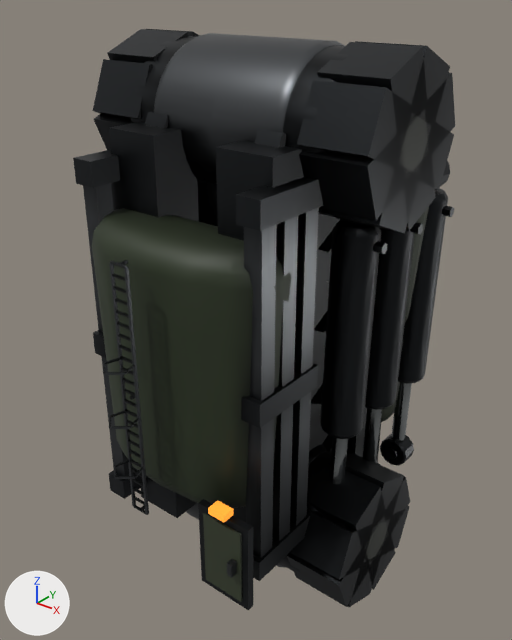
One commit to the glTF model assets/export/models/bastion.limb.glb: the scene before it, then after it.
Rendered twice from a 50 mm lens placed at (11.65, -14.91, 9.29), pointed at (-0.06, -0.28, 0.22). Arrows for +X, +Y and +Z are at lower left; the lights stay in place. The first picture is the older version. Vertices at exactly the same position are counted once.

The scene before the commit, as lines of its bpy script (objects in view):
```python
me_mesh_0 = bpy.data.meshes.new('Mesh_0')
me_mesh_0.from_pydata(...)  # 8349 vertices, 16039 faces; spans x -4.3..4.3, y -6.0..5.2, z -7.9..7.9
# faces by material slot: [1121, 1590, 552, 8296, 12, 4468]
me_mesh_0.materials.append(mat_armor)
me_mesh_0.materials.append(mat_armor2)
me_mesh_0.materials.append(mat_chrome)
me_mesh_0.materials.append(mat_dark)
me_mesh_0.materials.append(mat_light)
me_mesh_0.materials.append(mat_metal)
ob_mesh_0 = bpy.data.objects.new('Mesh_0', me_mesh_0)
ob_mesh_0.location = (0.0, 0.0, 0.0)
```
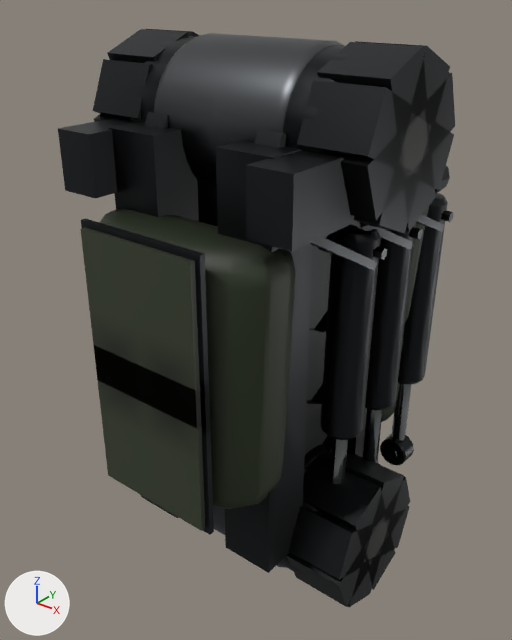
Boxes [x1, y1, x2, y2] around the edits, measured in the pictures (512 x 640 px; the box of a moved part takes in the faces that stretch with it):
'Mesh_0', reshaped: before [73, 29, 455, 610]; after [58, 29, 455, 607]
part 1 of me_mesh_0, deleted: before [83, 183, 319, 610]
part 2 of me_mesh_0, moved or reshaped: before [73, 150, 454, 459]; after [58, 118, 454, 535]
part 3 of me_mesh_0, recoloured: [94, 119, 424, 574] in both

The change, as a list of edits to the scene's bpy script:
```text
Change me_mesh_0:
    used by ob_mesh_0; location = (0.0, 0.0, 0.0)
    remove me_mesh_0.from_pydata(...)  # 8349 vertices, 16039 faces; spans x -4.3..4.3, y -6.0..5.2, z -7.9..7.9
    add me_mesh_0.from_pydata(...)  # 7527 vertices, 14573 faces; spans x -4.3..4.3, y -4.8..5.2, z -7.9..7.9
    me_mesh_0 part 1: 55 loose pieces with 1170 vertices, spanning x -3.0..3.4, y -6.0..-1.5, z -5.2..4.9, are deleted
    me_mesh_0 part 2: 631 vertices moved from x -3.7..3.7, y -0.9..4.2, z -2.2..4.8 to x -3.7..3.7, y -0.9..4.2, z -2.3..4.7; 598 vertices removed from x -3.6..3.9, y -3.9..4.2, z -2.2..5.2; 910 vertices added at x -3.7..3.9, y -4.8..4.2, z -3.6..6.0
    me_mesh_0 part 3: 1646 kept faces spanning x -4.3..4.3, y -4.6..4.7, z -7.9..7.9 get new vertex colours; the middle colour goes from grey #a6a6a6 to grey #aaaaaa
    other edits to the shape of me_mesh_0 do not show in these pictures
    remove me_mesh_0.materials.append(mat_light)
```
